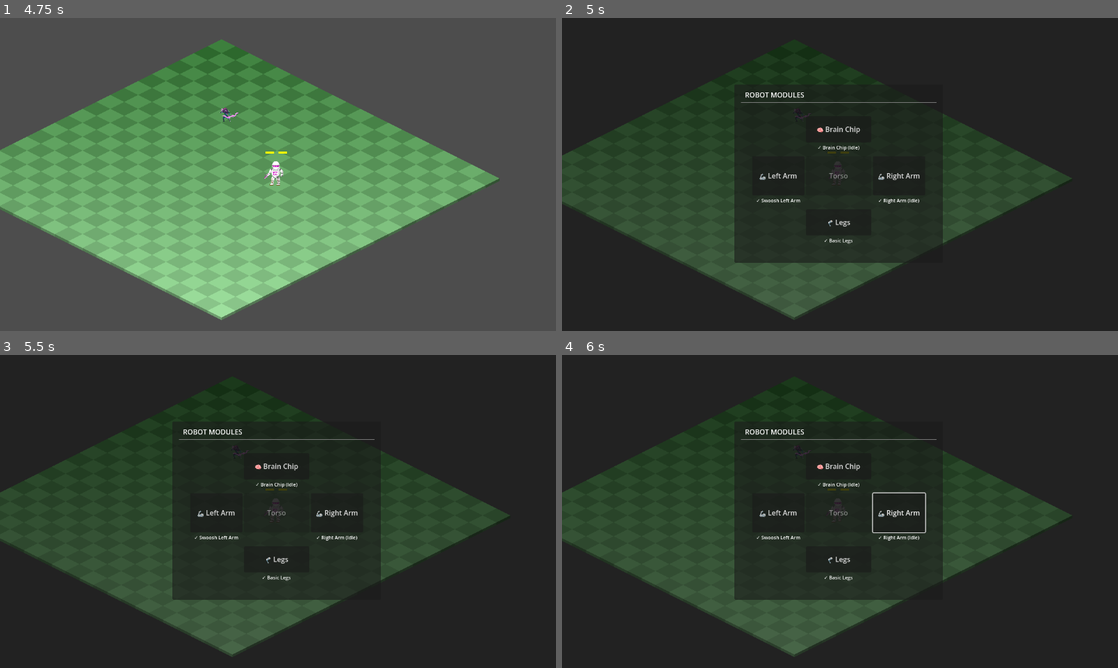
Above: before the commit, frames 1-4 (two rows, left to right).
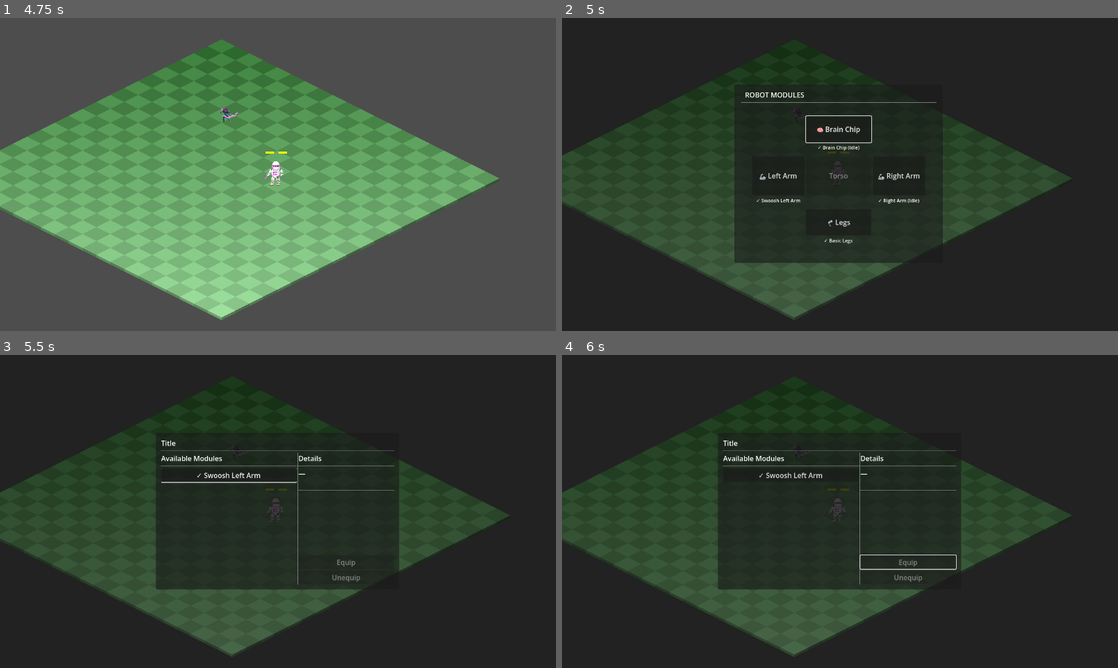
Above: after the commit, the same moments.

Repository: NoeRoberties/Odomat
Game: Godot game, scene res://Scenes/Maps/World.tscn
Two runs of this game, one before a commit and one after it. Both use one fixed random seed, a clock stepped at 60 frames per second and the inputs below.
Inputs (mouse positions are in pixels of both pictures, inside the frame that each line leads up to):
- Up to frame 1 (4.75 s): tap Enter (ui_accept) at 0.5, 0.77, 0.8, 1.07, 1.35, 1.52, 1.82, 2.3, 3.02, 3.32, 3.77, 3.8, 4.07, 4.52 s; move the mouse to (400, 158) at 0.52 s; hold D (move_right) 0.53-1.28 s; hold Space (interact_npc) 0.53-1.28 s; click (400, 158) at 0.67 s; move the mouse to (166, 190) at 1.27 s; hold S (move_down) 1.28-2.03 s; tap Space (interact_npc) at 1.55, 2.85, 4.35 s; move the mouse to (333, 105) at 2.02 s; hold D (move_right) 2.03-2.78 s; hold Shift (dash) 2.03-2.78 s; move the mouse to (250, 237) at 2.77 s; hold W (move_up) 2.78-3.53 s; click (250, 237) at 2.92 s; move the mouse to (444, 221) at 3.52 s; press the mouse at (444, 221) at 3.53 s; hold A (move_left) from 3.53 s (still down); tap Escape (escape_inventory) at 4.15 s; move the mouse to (111, 127) at 4.27 s; release the mouse at (111, 127) at 4.28 s
- Up to frame 2 (5 s): keep holding A (move_left); tap Enter (ui_accept) at 4.82 s; tap E (open_inventory) at 4.9 s
- Up to frame 3 (5.5 s): move the mouse to (305, 511) at 5.02 s; release A (move_left) at 5.03 s; hold S (move_down) from 5.03 s (still down); hold Enter (ui_accept) from 5.03 s (still down); click (305, 511) at 5.17 s
- Up to frame 4 (6 s): move the mouse to (756, 433) at 5.77 s; release S (move_down) at 5.78 s; release Enter (ui_accept) at 5.78 s; hold D (move_right) from 5.78 s (still down); tap Shift (dash) at 5.85 s

Frame 1 is identical in both runs. In frame 2, less than 0.1% of the frame differs, in the area x 43-56%, y 31-40%; in frame 3, 4.3%; in frame 4, 4.5%, in the area x 28-72%, y 23-79%.

Commit message:
[ADD] : navigation through inventory with controller

Diff:
--- a/godot-project/odomat/Scripts/UI/EquipmentMenu/equipment_menu.gd
+++ b/godot-project/odomat/Scripts/UI/EquipmentMenu/equipment_menu.gd
@@ -12,6 +12,8 @@
 ## slot_key → EquipmentSlot
 var _slot_controls : Dictionary = {}
 
+var _row_slot_lists : Array = []
+
 
 func _ready() -> void:
 	GameState.current_state = GameState.GameState.MENU
@@ -19,6 +21,7 @@
 	_center.visible   = true
 	_popup.visible    = false
 	_slot_controls.clear()
+	_row_slot_lists.clear()
 
 	# Récupère tous les slots depuis les rows paramétrables.
 	for row: EquipmentRow in [_top_row, _middle_row, _bottom_row]:
@@ -26,6 +29,7 @@
 		var row_slots: Dictionary = row.get_slot_controls()
 		for slot_key: String in row_slots:
 			_slot_controls[slot_key] = row_slots[slot_key]
+		_row_slot_lists.append(row.get_ordered_slots())
 
 	# Fermeture du diagramme principal
 	_menu_header.close_pressed.connect(_close)
@@ -39,6 +43,10 @@
 	# Synchronise les labels du diagramme avec les modules déjà équipés au démarrage
 	_update_body_labels()
 
+	await get_tree().process_frame
+	_setup_gamepad_navigation()
+	_focus_first_slot()
+
 
 func _input(event: InputEvent) -> void:
 	if event.is_action_pressed("escape_inventory") or event.is_action_pressed("open_inventory"):
@@ -47,6 +55,24 @@
 		else:
 			_close()
 		get_viewport().set_input_as_handled()
+		return
+
+	if not _popup.visible and (event.is_action_pressed("ui_accept") or event.is_action_pressed("interact_npc")):
+		if _activate_focused_slot():
+			get_viewport().set_input_as_handled()
+
+
+func _activate_focused_slot() -> bool:
+	var focused: Control = get_viewport().gui_get_focus_owner()
+	if focused == null:
+		return false
+
+	for slot_key: String in _slot_controls:
+		var slot: EquipmentSlot = _slot_controls[slot_key]
+		if slot.get_focus_button() == focused:
+			_open_slot_popup(slot_key)
+			return true
+	return false
 
 func _close() -> void:
 	GameState.current_state = GameState.GameState.PLAYING
@@ -61,6 +87,7 @@
 func _close_popup() -> void:
 	_popup.visible  = false
 	_center.visible = true
+	_focus_first_slot()
 
 
 # ── Labels du diagramme corporel ──────────────────────────────────────────────
@@ -90,3 +117,52 @@
 		(_slot_controls[slot] as EquipmentSlot).set_empty()
 	if _popup.visible:
 		_popup.refresh_for_slot(slot)
+
+
+func _setup_gamepad_navigation() -> void:
+	var rows_buttons: Array = []
+	for row_slots: Array in _row_slot_lists:
+		var buttons: Array = []
+		for slot: EquipmentSlot in row_slots:
+			var btn: Button = slot.get_focus_button()
+			if btn != null:
+				buttons.append(btn)
+		rows_buttons.append(buttons)
+
+	for buttons: Array in rows_buttons:
+		for i in range(buttons.size()):
+			var btn: Button = buttons[i]
+			if i > 0:
+				btn.focus_neighbor_left = btn.get_path_to(buttons[i - 1])
+			if i < buttons.size() - 1:
+				btn.focus_neighbor_right = btn.get_path_to(buttons[i + 1])
+
+	for r in range(rows_buttons.size() - 1):
+		var current_row: Array = rows_buttons[r]
+		var next_row: Array = rows_buttons[r + 1]
+		if current_row.is_empty() or next_row.is_empty():
+			continue
+		for btn: Button in current_row:
+			var target: Button = _closest_button_by_x(btn, next_row)
+			btn.focus_neighbor_bottom = btn.get_path_to(target)
+			target.focus_neighbor_top = target.get_path_to(btn)
+
+
+func _closest_button_by_x(reference: Button, candidates: Array) -> Button:
+	var best: Button = candidates[0]
+	var best_dist: float = INF
+	for c: Button in candidates:
+		var d: float = abs(c.global_position.x - reference.global_position.x)
+		if d < best_dist:
+			best_dist = d
+			best = c
+	return best
+
+
+func _focus_first_slot() -> void:
+	for row_slots: Array in _row_slot_lists:
+		for slot: EquipmentSlot in row_slots:
+			var btn: Button = slot.get_focus_button()
+			if btn != null:
+				btn.grab_focus()
+				return
--- a/godot-project/odomat/Scripts/UI/EquipmentMenu/equipment_row.gd
+++ b/godot-project/odomat/Scripts/UI/EquipmentMenu/equipment_row.gd
@@ -11,6 +11,7 @@
 @export var row_separation: int = 0
 
 var _slot_controls: Dictionary = {}
+var _slot_order: Array[EquipmentSlot] = []
 
 
 func _ready() -> void:
@@ -21,10 +22,15 @@
 	return _slot_controls
 
 
+func get_ordered_slots() -> Array[EquipmentSlot]:
+	return _slot_order
+
+
 func _rebuild() -> void:
 	for child in get_children():
 		child.queue_free()
 	_slot_controls.clear()
+	_slot_order.clear()
 
 	for i in range(leading_spacers):
 		_add_spacer("LeadSpacer%d" % i)
@@ -43,6 +49,7 @@
 
 		if cfg.slot_key != "":
 			_slot_controls[cfg.slot_key] = slot_control
+		_slot_order.append(slot_control)
 
 		if spacer_between_slots and i < slots.size() - 1:
 			_add_spacer("MiddleSpacer%d" % i)
--- a/godot-project/odomat/Scripts/UI/EquipmentMenu/equipment_slot.gd
+++ b/godot-project/odomat/Scripts/UI/EquipmentMenu/equipment_slot.gd
@@ -18,6 +18,9 @@
 	_apply_visuals()
 	if is_interactive and slot_key != "":
 		_button.pressed.connect(func(): slot_pressed.emit(slot_key))
+		_button.focus_mode = Control.FOCUS_ALL
+	else:
+		_button.focus_mode = Control.FOCUS_NONE
 
 
 func set_equipped_name(module_name: String) -> void:
@@ -28,6 +31,18 @@
 	_label.text = empty_text
 
 
+func get_focus_button() -> Button:
+	if is_interactive and slot_key != "":
+		return _button
+	return null
+
+
+func focus_slot() -> void:
+	var btn := get_focus_button()
+	if btn != null:
+		btn.grab_focus()
+
+
 func _apply_visuals() -> void:
 	_button.text = button_text
 	_button.custom_minimum_size = button_min_size
--- a/godot-project/odomat/Scripts/UI/EquipmentMenu/module_selection_popup.gd
+++ b/godot-project/odomat/Scripts/UI/EquipmentMenu/module_selection_popup.gd
@@ -29,6 +29,41 @@
 	_menu_header.close_pressed.connect(func(): popup_closed.emit())
 	_equip_btn.pressed.connect(_on_equip_pressed)
 	_unequip_btn.pressed.connect(_on_unequip_pressed)
+	_equip_btn.focus_mode = Control.FOCUS_ALL
+	_unequip_btn.focus_mode = Control.FOCUS_ALL
+
+
+func _input(event: InputEvent) -> void:
+	if not visible:
+		return
+
+	if event.is_action_pressed("ui_accept") or event.is_action_pressed("interact_npc"):
+		if _activate_focused_control():
+			get_viewport().set_input_as_handled()
+
+
+func _activate_focused_control() -> bool:
+	var focused: Control = get_viewport().gui_get_focus_owner()
+	if focused == null:
+		return false
+
+	if focused == _equip_btn:
+		if not _equip_btn.disabled:
+			_on_equip_pressed()
+		return true
+
+	if focused == _unequip_btn:
+		if not _unequip_btn.disabled:
+			_on_unequip_pressed()
+		return true
+
+	if focused is Button and focused.has_meta("module_scene"):
+		var module_scene: PackedScene = focused.get_meta("module_scene")
+		focused.button_pressed = not focused.button_pressed  # reflète le clic visuellement
+		_on_module_selected(module_scene)
+		return true
+
+	return false
 
 
 ## Point d'entrée unique depuis EquipmentMenu — positionne le popup sur ce slot.
@@ -69,9 +104,51 @@
 		btn.text = prefix + module_data.module_name
 		btn.size_flags_horizontal = Control.SIZE_EXPAND_FILL
 		btn.toggle_mode    = true
+		btn.focus_mode     = Control.FOCUS_ALL
 		btn.button_pressed = (module_scene == _selected_module_scene)
+		btn.set_meta("module_scene", module_scene)
 		btn.pressed.connect(_on_module_selected.bind(module_scene))
 		_module_list_vbox.add_child(btn)
+
+	_wire_list_navigation()
+	_restore_focus(equipped_scene)
+
+
+func _wire_list_navigation() -> void:
+	var buttons: Array = _module_list_vbox.get_children()
+
+	for i in range(buttons.size()):
+		var btn: Button = buttons[i]
+		if i > 0:
+			btn.focus_neighbor_top = btn.get_path_to(buttons[i - 1])
+		if i < buttons.size() - 1:
+			btn.focus_neighbor_bottom = btn.get_path_to(buttons[i + 1])
+		elif is_instance_valid(_equip_btn):
+			btn.focus_neighbor_bottom = btn.get_path_to(_equip_btn)
+
+	if not buttons.is_empty():
+		var last_btn: Button = buttons[buttons.size() - 1]
+		if is_instance_valid(_equip_btn):
+			_equip_btn.focus_neighbor_top = _equip_btn.get_path_to(last_btn)
+		if is_instance_valid(_unequip_btn):
+			_unequip_btn.focus_neighbor_top = _unequip_btn.get_path_to(last_btn)
+
+	if is_instance_valid(_equip_btn) and is_instance_valid(_unequip_btn):
+		_equip_btn.focus_neighbor_right = _equip_btn.get_path_to(_unequip_btn)
+		_unequip_btn.focus_neighbor_left = _unequip_btn.get_path_to(_equip_btn)
+
+func _restore_focus(equipped_scene: PackedScene) -> void:
+	if _module_list_vbox.get_child_count() == 0:
+		return
+
+	var scene_to_focus: PackedScene = _selected_module_scene if _selected_module_scene != null else equipped_scene
+	for child in _module_list_vbox.get_children():
+		var btn: Button = child
+		if btn.get_meta("module_scene", null) == scene_to_focus:
+			btn.grab_focus()
+			return
+
+	(_module_list_vbox.get_child(0) as Button).grab_focus()
 
 
 func _on_module_selected(module_scene: PackedScene) -> void:
Not shown, added: .DS_Store
Not shown, added: godot-project/.DS_Store
